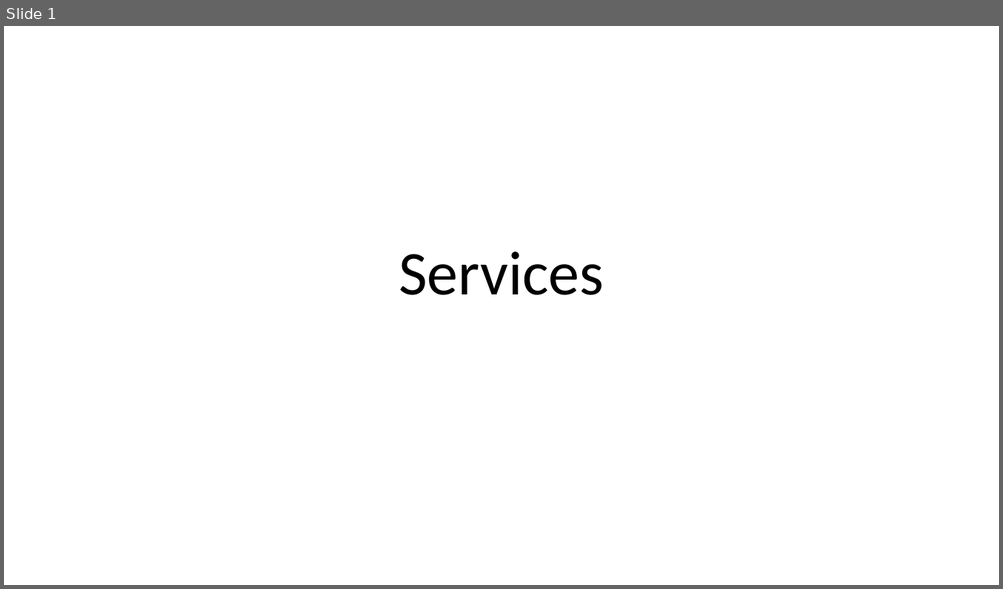
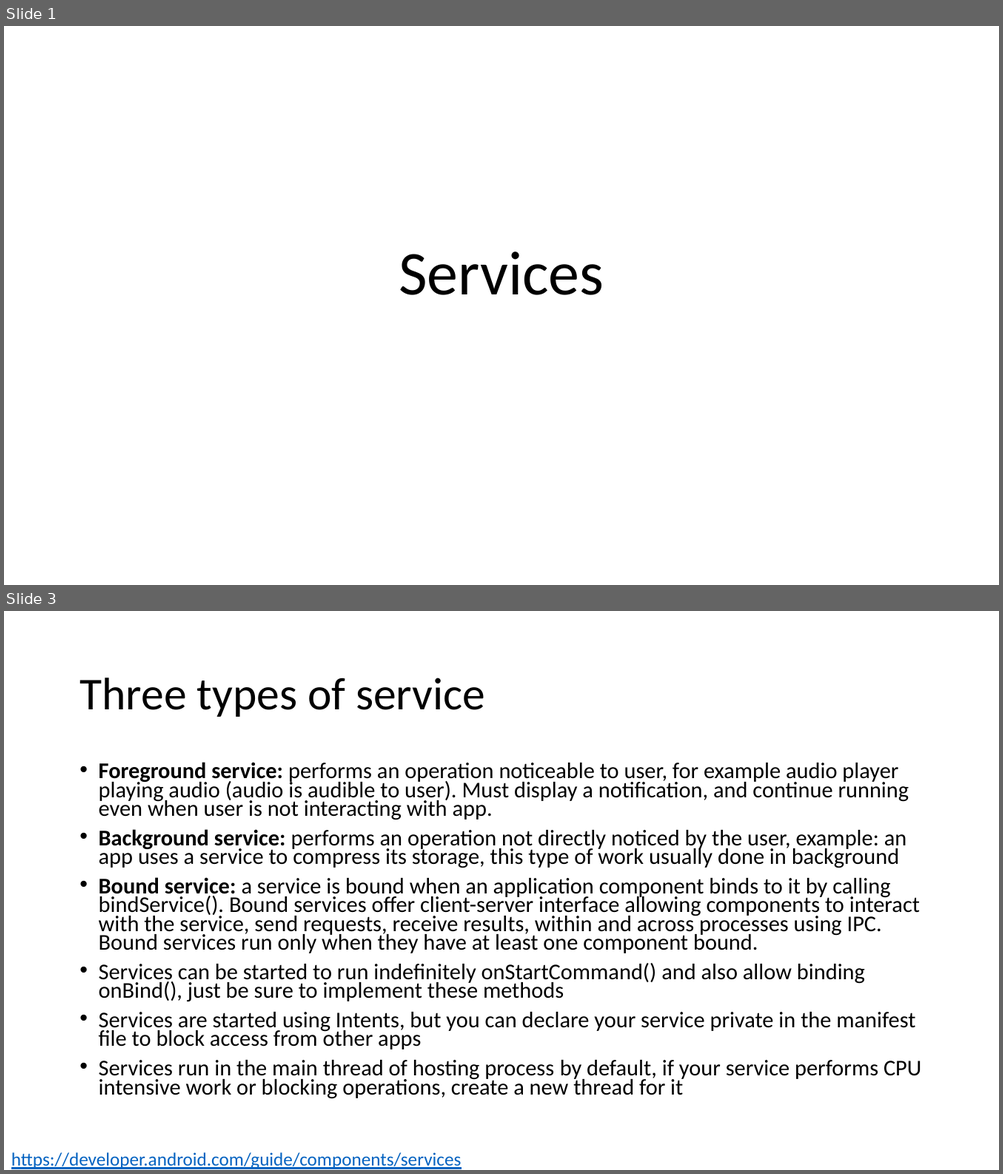
Before and after one commit to russellu/cs230, a slide deck: Lecture_Services.pptx. Shown one above the other, each under a label of ours: slide 1 before the commit, slides 1 and 3 after it; the slides between them are not shown. The pictures are 1003x589 and 1003x1174 pixels, drawn with LibreOffice and Linux fonts; fonts in the diff are those of the drawing. Boxes give left, top, right and bottom in pixels: in the first picture for what was removed or moved away, otherwise in the second. Text is boxed around its words. In the diff, an @@ line names an element or a change of style, - is before the commit and + after.

```diff
--- a/Lecture_Services.pptx
+++ b/Lecture_Services.pptx
@@ slide 3 added at (4,611,999,1170), background #FFFFFF @@
@@ title added at (79,678,485,717), 44 pt, text #000000 @@
+Three types of service
@@ text added at (99,762,921,1099), 21.7 pt, text #000000 @@
+• Foreground service: performs an operation noticeable to user, for example audio player playing audio (audio is audible to user). Must display a notification, and continue running even when user is not interacting with app.
+• Background service: performs an operation not directly noticed by the user, example: an app uses a service to compress its storage, this type of work usually done in background
+• Bound service: a service is bound when an application component binds to it by calling bindService(). Bound services offer client-server interface allowing components to interact with the service, send requests, receive results, within and across processes using IPC. Bound services run only when they have at least one component bound.
+• Services can be started to run indefinitely onStartCommand() and also allow binding onBind(), just be sure to implement these methods
+• Services are started using Intents, but you can declare your service private in the manifest file to block access from other apps
+• Services run in the main thread of hosting process by default, if your service performs CPU intensive work or blocking operations, create a new thread for it
@@ text added at (11,1153,461,1170), 18 pt, text #0563C1, underline @@
+https://developer.android.com/guide/components/services
```
Also in this commit, not shown: 1 slide changed, 30 other slides added, 7 other files.
